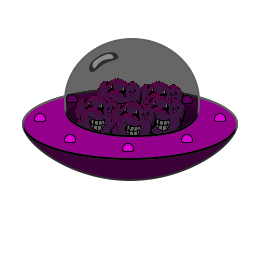
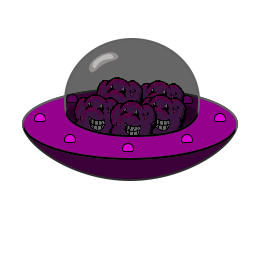
Comparing the layer stacks of the two 256×256 images. Changes:
"Ellipse 3 copy": opacity 100% → 43%, painted on it over [92, 54, 114, 69]
"Ellipse 3": opacity 100% → 46%, painted on it over [89, 52, 119, 73]
